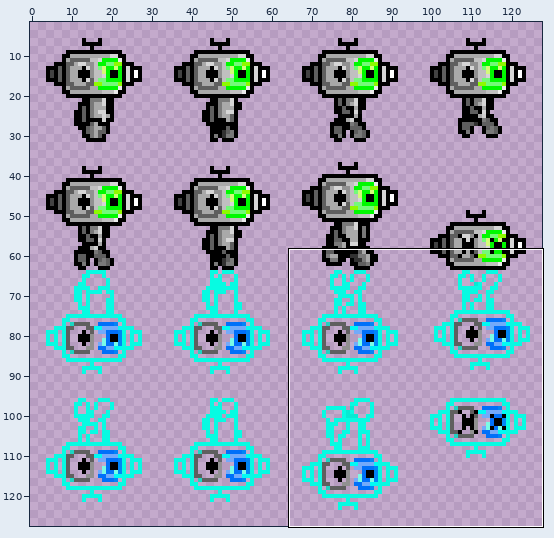
Two versions of one sprite sheet, res/spr_char_0.png. Above: a wide view before the commit, with the close-up outlined.
Close-up. The starting point:
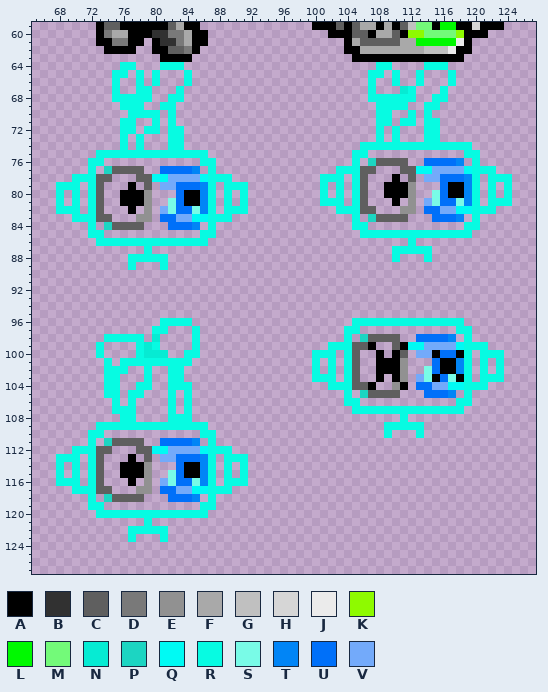
The file is 128x128 pixels. Colours within 5 levels of each other are drawn and written as one. Shown: x 65..127, y 59..127. The wide view leaves out empty margins. The commit also changed other parts of the picture, which this record leaves out.
Palette (. is transparent): A #000000  B #313131  C #5f5f5f  D #797979  E #919191  F #a9a9a9  G #c0c0c0  H #d6d6d6  J #ebebeb  K #8efa00  L #00f900  M #73fa79  N #06ebd3  P #1cd5c2  Q #00faf4  R #07fbe2  S #79fbe7  T #0185f6  U #0070f9  V #73aafa
Pixels before (only the part around the change), first column x 65:
 59 ........ACCAAAAAACFAA..............AAACACFFAFACGMMALLAAHAAA....
 60 ........ADFFAAABBDDFAA...............AAACCAFFCAKKMMMMKAAA......
 61 ........AADDAA.ABBDFAA.................AFCCCCCFFLLLLLJA........
 62 .........AAAA..AACCDA..................AAFFFFFFFFGGGJAA........
 63 ................AAAA....................AAAAAAAAAAAAAA.........
 64 ...........RR...RRR........................RR....RRR...........
 65 ..........RR.R.R...R......................RR.R..R...R..........
 66 ..........R..R.R...R......................R..R..R...R..........
 67 ..........R..RR...R.......................R...NR...R...........
 68 ..........RRRRR..RR.......................RRRRRR..RR...........
 69 ...........RRR..RR.........................RRRR..RR............
 70 ............RRRR.R.........................RR..R.R.............
 71 ...........RR..R.R.........................RR.RR.RR............
 72 ...........RR.RR.RR........................R.R...RR............
 73 ...........R.R...RR........................R.R...RR............
 74 ...........R.R...RR......................RRRRRRRRRRRRRR........
 75 ........RRRRRRRRRRRRRR..................RR............RR.......
 76 .......RR............RR.................R.PCCCC..UUUUT.R.......
 77 .......R.PCCCC..UUUUT.R...............RRRCC...CCQQVVVVQRRR.....
 78 .....RRRCC...CCQQVVVVQRRR...........RRR.RC...A.C.VVUUUTR.RRR...
 79 ...RRR.RC...A.C.VVUUUTR.RRR.........R.R.RC..AAAE...UAATR.R.R...
 80 ...R.R.RC..AAAE...UAATR.R.R.........R.R.RC..AAAE..SUAATR.R.R...
 81 ...R.R.RC..AAAE..SUAATR.R.R.........RRR.RC...A.E.VSUUSTR.RRR...
 82 ...RRR.RC...A.E.VSUUSTR.RRR...........RRRCC...EE.UUVVQQRRR.....
 83 .....RRRCC...EE.UUVVQQRRR...............R.PCCCC...UUUT.R.......
 84 .......R.PCCCC...UUUT.R.................RR............RR.......
 85 .......RR............RR..................RRRRRRRRRRRRRR........
 86 ........RRRRRRRRRRRRRR.........................R...............
 87 ..............R..............................RRRRR.............
 88 ............RRRRR............................R...R.............
 89 ............R...R..............................................
 90 ...............................................................
 91 ...............................................................
 92 ...............................................................
 93 ...............................................................
 94 ...............................................................
 95 ...............................................................
 96 ................RRRR....................RRRRRRRRRRRRRR.........
 97 ...............RR...R..................RR............RR........
 98 .........RRRRR.N....R..................R.PCCCC..UUUUT.R........
 99 ........R....RNR....R................RRRCCA..CAQQVVVVQRRR......
100 ........R....RNNN..RR..............RRR.RC..A.AC.VVAUUAR.RRR....
101 .........R.RRRRRRRRR...............R.R.RC..AAAE...UAATR.R.R....
102 .........RRR..R..RR................R.R.RC..AAAE..SUAATR.R.R....
103 .........RR...R..RR................RRR.RC..A.AE.VSAUSAR.RRR....
104 .........RR..RR..RRR.................RRRCCA..EA.UUVVQQRRR......
105 .........RR.RR...R.R...................R.PCCCC...UUUT.R........
106 ..........R.R....R.R...................RR............RR........
107 ..........RRR....R.R....................RRRRRRRRRRRRRR.........
108 ...........RR....RRR..........................R................
109 ........RRRRRRRRRRRRRR......................RRRRR..............
110 .......RR............RR.....................R...R..............
111 .......R.PCCCC..UUUUT.R........................................
112 .....RRRCC...CCQQVVVVQRRR......................................
113 ...RRR.RC...A.C.VVUUUTR.RRR....................................
114 ...R.R.RC..AAAE...UAATR.R.R....................................
115 ...R.R.RC..AAAE..SUAATR.R.R....................................
116 ...RRR.RC...A.E.VSUUSTR.RRR....................................
117 .....RRRCC...EE.UUVVQQRRR......................................
118 .......R.PCCCC...UUUT.R........................................
119 .......RR............RR........................................
120 ........RRRRRRRRRRRRRR.........................................
121 ..............R................................................
122 ............RRRRR..............................................
123 ............R...R..............................................
124 ...............................................................
125 ...............................................................
126 ...............................................................
127 ...............................................................
New version:
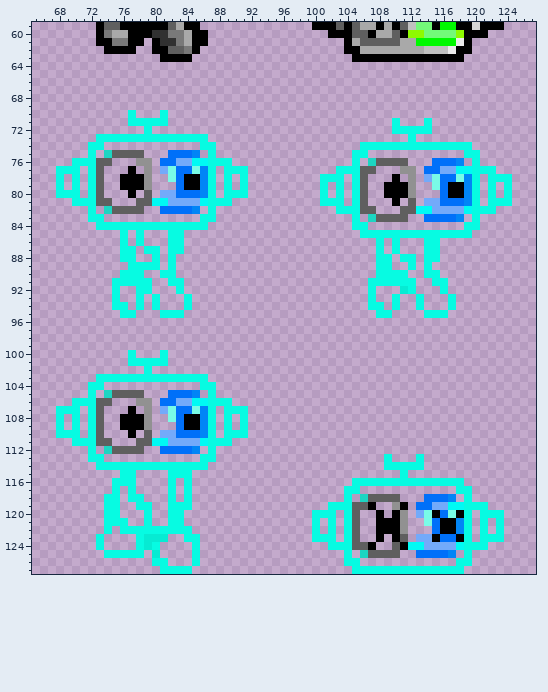
Change:
Changed rows in their new state; - is an unchanged pixel.
first column x 68:
 64 --------..---...------------------------..----...-------
 65 -------..-.-.---.----------------------..-.--.---.------
 66 -------.--.-.---.----------------------.--.--.---.------
 67 -------.--..---.-----------------------.---..---.-------
 68 -------.....--..-----------------------......--..-------
 69 --------...--..-------------------------....--..--------
 70 ----------...R.-------------------------..--.-.---------
 71 --------.-RR-R.-------------------------..R..--.--------
 72 --------..--.-..------------------------.--RRR-.--------
 73 -----RRR-R-RRR--RRR---------------------.-.-R-..--------
 74 ----RR--.-.---..--RR------------------------------------
 75 ----R.PCCCC...UUUT.R------------------------------------
 76 --RR-CC---EE-UUVVQQ-RR------------------------.---------
 77 RRR--C...A.E-VS--ST--RRR-------------------EE.UU--Q-----
 78 R--.--.-AAAE..SUAAT-.--R--------------------E--S--S-----
 79 -.------A-AE-..-AA----.------------------------S--------
 80 -R------.-.C-VV-UU----R------------------------.--------
 81 .--R--C-..CCQQVVVVQ-R--.--------------------C--V--U-----
 82 ...--.PCCCC.-UU--T.--...-------------------CCQQV--V-----
 83 --..-R.---..-.....R-..------------------------U---------
 84 ----.RRRRRRRRRRRRRR.------------------------------------
 85 ----..--R-R---RR--..------------------------------------
 86 -----...-.-...--...---------------------R-R-.-RR--------
 87 --------RR--R-RR------------------------R--...-R--------
 88 --------R-..-.R-------------------------RR.RR--R--------
 89 ----------RRR.R-------------------------RR--R-R---------
 90 --------RRR--RR-------------------------RRRR--RR--------
 91 -------RRRRR--RR-----------------------RRRRRR--RR-------
 92 -------R--RR---R-----------------------R---NR---R-------
 93 -------R--R-R---R----------------------R--R--R---R------
 94 -------RR-R-R---R----------------------RR-R--R---R------
 95 --------RR---RRR------------------------RR----RRR-------
 96 -------------....--------------------..............-----
 97 ------------..---.------------------..------------..----
 98 ------.....-.----.------------------.-.....--.....-.----
 99 -----.----...----.----------------......--............--
100 -----.---R...R--..--------------...-..--.-..-.......-...
101 ------.-.-----...---------------.-.-..--....---.....-.-.
102 ------...-----..----------------.-.-..--....--......-.-.
103 -----R--RRR-RR--RRR-------------...-..--.-..-.......-...
104 ----RR..--..--...-RR--------------......--..-.........--
105 ----R-PCCCC---UUUT-R----------------.-.....---....-.----
106 --RRRCC.-.EE-UUVVQQRRR--------------..------------..----
107 RRR-RC-..A-E-VSUUSTR-RRR-------------..............-----
108 R-R-RC--AAAE--SUAATR-R-R-------------------.------------
109 R-R-RC..AAAE...UAATR-R-R-----------------.....----------
110 RRR--C---A-C-VVUUUT--RRR-----------------.---.----------
111 --RR-CC...-CQQVVVVQ-RR----------------------------------
112 --..-.PCCC-..UUUUT.-..----------------------------------
113 ...--R---.-.-.....R--...-----------------R---R----------
114 .-.-.RRRRRRRRRRRRRR.-.-.-----------------RRRRR----------
115 .-.-..--RR..--RRR...-.-.-------------------R------------
116 ...-..-RRR-.-.R.R...-...-------------RRRRRRRRRRRRRR-----
117 --.....R-R..-.R.R.....--------------RR------------RR----
118 ----.-RR.RR---R.R.-.----------------R-PCCCC---UUUT-R----
119 ----..RR--RR--RRR-..--------------RRRCCA--EA-UUVVQQRRR--
120 -----.--...-..--...-------------RRR-RC--A-AE-VSAUSAR-RRR
121 ------RRR-----RR----------------R-R-RC--AAAE--SUAATR-R-R
122 ------R-R-----RRR---------------R-R-RC--AAAE---UAATR-R-R
123 -----R---.RNNN--RR--------------RRR-RC--A-AC-VVAUUAR-RRR
124 -----R----RNR----R----------------RRRCCA--CAQQVVVVQRRR--
125 ------RRRRR-N----R------------------R-PCCCC--UUUUT-R----
126 ------------RR---R------------------RR------------RR----
127 -------------RRRR--------------------RRRRRRRRRRRRRR-----
Where, in picture pixels (left, top, right, bottom), the same in both close-ups:
changed: (56, 62, 248, 574)
changed: (312, 62, 504, 574)
